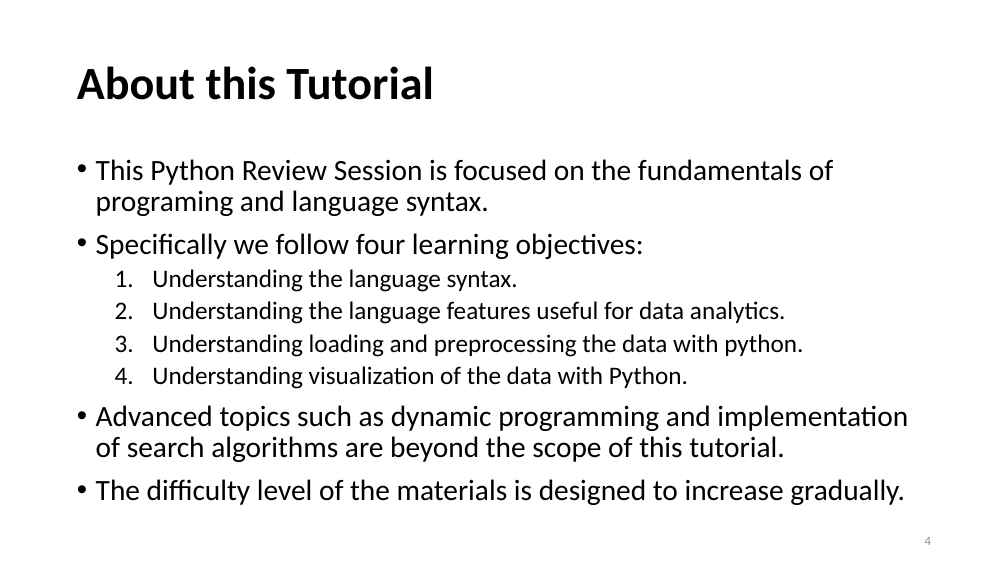
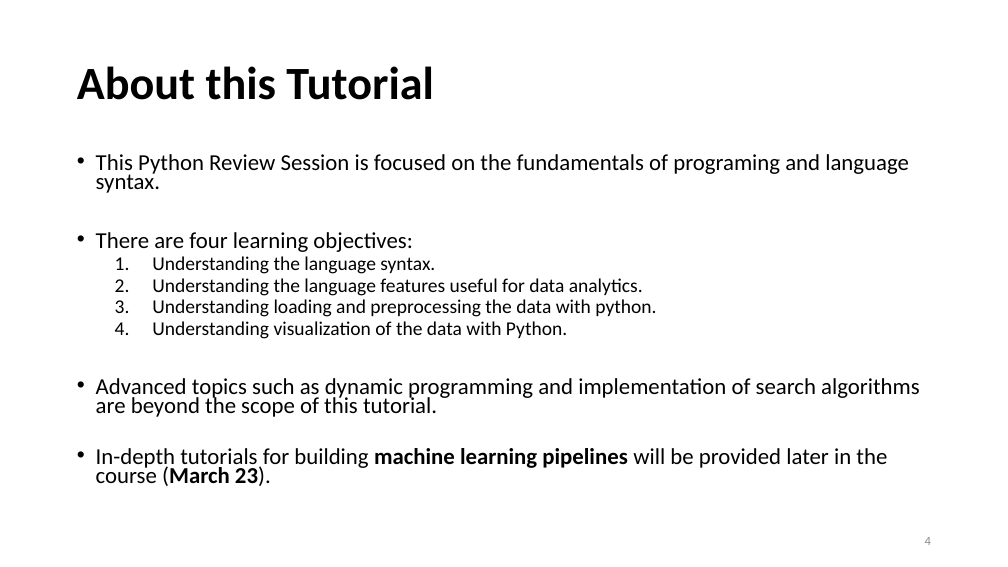
Before and after one commit to ailab-ua/courses, a slide deck: slide 4 of resources/PythonReview_1.pptx. Drawn at 1008x567 pixels with LibreOffice and Linux fonts; fonts in the diff are those of the drawing. Boxes give left, top, right and bottom in pixels: in the first picture for what was removed or moved away, otherwise in the second. Text is boxed around its words. In the diff, an @@ line names an element or a change of style, - is before the commit and + after.

Commit message:
Adding updated Python review slides.

```diff
--- a/resources/PythonReview_1.pptx
+++ b/resources/PythonReview_1.pptx
@@ text at (96, 154, 920, 417): size 28 to 21.7 pt in "This Python Review Session is focused on ...", "Advanced topics such as dynamic programming and ..."; size 24 to 18.6 pt in "Understanding the language syntax.", "Understanding the language features useful for data ...", "Understanding loading and preprocessing the data with ...", "Understanding visualization of the data with Python."; line spacing 0.9 to 0.7 @@
@@ text at (96, 232, 413, 252): text changed; size 28 to 21.7 pt @@
-• Specifically we follow four learning objectives:
+• There are four learning objectives:
@@ text at (96, 448, 887, 486): text changed; size 28 to 21.7 pt @@
-• The difficulty level of the materials is designed to increase gradually.
+• In-depth tutorials for building machine learning pipelines will be provided later in the course (March 23).
```
Also in this commit, not shown: 21 other slides changed, 1 slide added, 3 slides removed.
